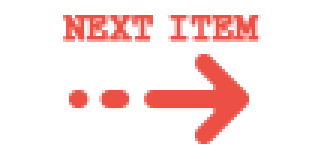
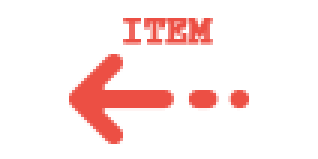
The second w=318, h=159 image is a revision of the first. Changes to its layers:
added layer "ITEM" above "NEXT ITEM" over 123, 18, 213, 45
hid "NEXT ITEM" (1st of 2) over 63, 15, 261, 42
painted on "NEXT ITEM" (2nd of 2) over 69, 54, 249, 144
